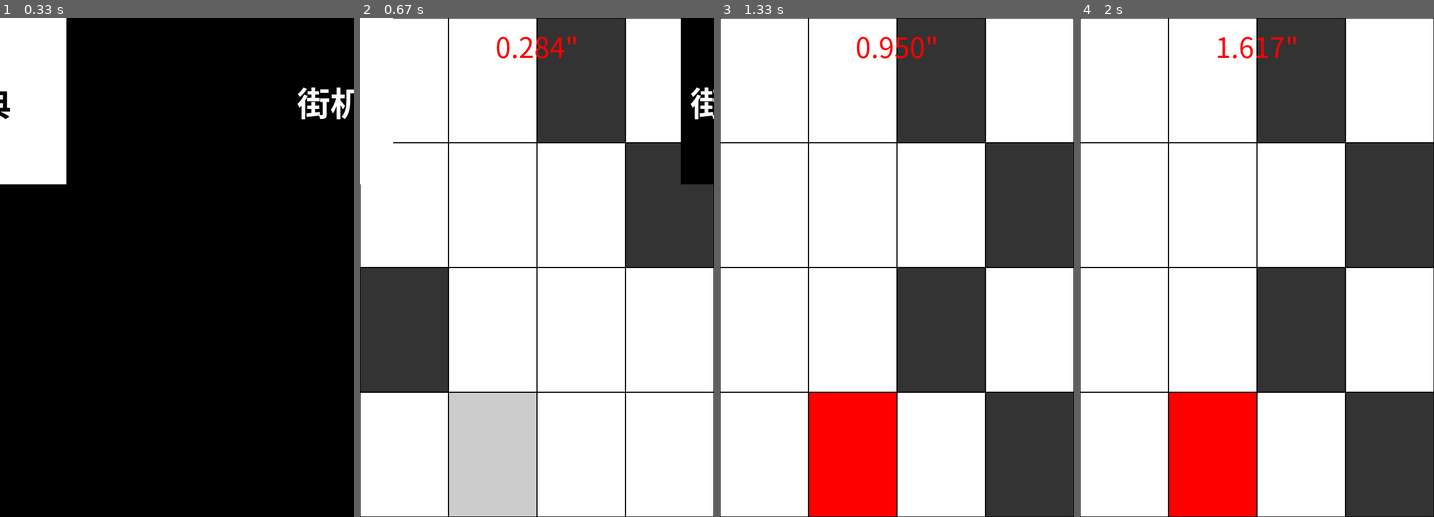
Above: before the commit, frames 1-4 (left to right).
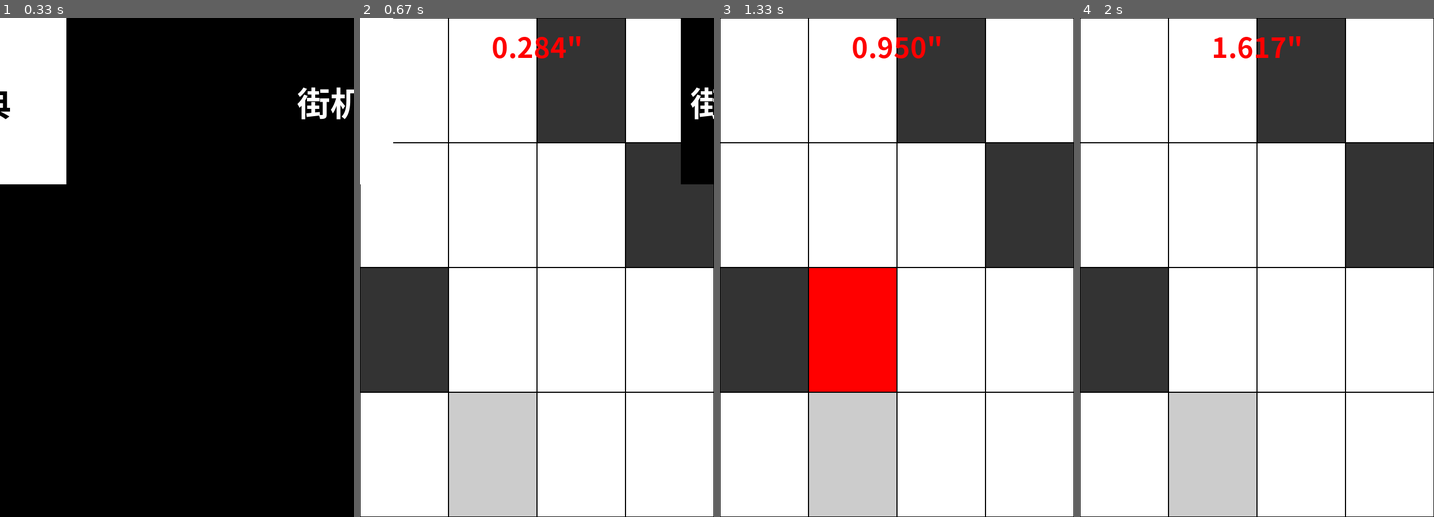
Above: after the commit, the same moments.

Repository: yviscool/pygame
Game: pygame game, started from donttap/main.py
Same seed, same stepped clock (60 frames per second), same inputs: the game is played once before the commit and once after it.
Inputs (mouse positions are in pixels of both pictures, inside the frame that each line leads up to):
- Up to frame 1 (0.33 s): no input
- Up to frame 2 (0.67 s): press the mouse at (452, 272) at 0.37 s; move the mouse to (512, 327) at 0.47 s; release the mouse at (572, 377) at 0.6 s
- Up to frame 3 (1.33 s): press the mouse at (812, 272) at 0.7 s; move the mouse to (794, 212) at 0.8 s; release the mouse at (776, 147) at 0.93 s; press the mouse at (812, 272) at 1.03 s; move the mouse to (840, 277) at 1.13 s; release the mouse at (872, 287) at 1.27 s
- Up to frame 4 (2 s): click (1274, 117) at 1.38 s; press the mouse at (1200, 432) at 1.7 s; move the mouse to (1253, 317) at 1.8 s; release the mouse at (1303, 207) at 1.93 s

Frame 1 is identical in both runs. In frame 2, 0.4% of the frame differs, in the area x 37-63%, y 3-9%; in frame 3, 31%, in the area x 0-100%, y 3-100%; in frame 4, 25%.

Commit message:
Update main.py

Diff:
--- a/donttap/main.py
+++ b/donttap/main.py
@@ -33,6 +33,8 @@
 run = True
 # 游戏结束  0 进行  1 胜利  -1 失败
 game_over = 0
+# 0 选择 1 游戏
+step = 0
 
 # 常量
 # 边框长度
@@ -87,9 +89,11 @@
 ]
 
 # 微软雅黑粗体 44 大小
-yahei44      = pygame.font.SysFont('microsoftjhengheiui', 44, bold=True)
-yahei50      = pygame.font.SysFont('microsoftjhengheiui', 50)
-yahei60_bold = pygame.font.SysFont('microsoftjhengheiui', 60, bold=True)
+yahei44       = pygame.font.SysFont('microsoftjhengheiui', 44, bold=True)
+yahei50_bold  = pygame.font.SysFont('microsoftjhengheiui', 50, bold=True)
+yahei60_bold  = pygame.font.SysFont('microsoftjhengheiui', 60, bold=True)
+yahei80_bold  = pygame.font.SysFont('microsoftjhengheiui', 80, bold=True)
+yahei100_bold = pygame.font.SysFont('microsoftjhengheiui', 100, bold=True)
 
 # print(pygame.font.get_fonts())
 
@@ -116,6 +120,58 @@
 	# pygame.draw.line(screen, BLACK, (320, 0), (320, HEIGHT), BORDER)
 	# pygame.draw.line(screen, BLACK, (480, 0), (480, HEIGHT), BORDER)
 
+class Prompt:
+
+	def __init__(self, text, time):
+
+		self.txt = text + str('模式')
+
+		self.time = time
+
+		return_img = yahei60_bold.render('返回', True, WHITE)
+		return_rect = return_img.get_rect()
+		return_rect.center = (WIDTH//2-100, 750)
+
+		agang_img = yahei60_bold.render('重来', True, WHITE)
+		again_rect = agang_img.get_rect()
+		again_rect.center = (WIDTH//2+100, 750)
+
+		self.return_btn = [return_img, return_rect]
+		self.again_btn  = [agang_img, again_rect]
+
+		self.return_clicked = False
+		self.again_clicked = False
+
+	def draw(self):
+
+		screen.fill(RED)
+		draw_text(self.txt, yahei80_bold, WHITE, WIDTH//2, 200, True)
+
+		draw_text('败了!', yahei100_bold, BLACK, WIDTH//2, 400, True)
+
+		draw_text(self.time, yahei60_bold, BLACK, WIDTH//2, 600, True)
+
+		screen.blit(self.return_btn[0], self.return_btn[1])
+		screen.blit(self.again_btn[0], self.again_btn[1])
+
+	def update(self):
+
+		pos = pygame.mouse.get_pos()
+
+		if self.return_btn[1].collidepoint(pos):
+			if pygame.mouse.get_pressed()[0] == 1 and self.return_clicked == False:
+				self.return_clicked = True
+				print('返回被点击')
+
+		if self.again_btn[1].collidepoint(pos):
+			if pygame.mouse.get_pressed()[0] == 1 and self.again_clicked == False:
+				self.again_clicked = True
+				print('重来被点击')
+
+		if pygame.mouse.get_pressed()[0] == 0:
+			self.return_clicked = False
+			self.again_clicked = False
+
 class Mode:
 
 	def __init__(self, types):
@@ -142,7 +198,7 @@
 
 		# 排行榜
 		if types == MODE_RANK:
-			self.txt = '排行榜kk'
+			self.txt = '排行榜'
 
 # 游戏按钮
 class Button:
@@ -297,10 +353,15 @@
 		self.speed = 45
 		self.limit = 0
 
+		# 失败重复次数
+		self.repeat = 0
+
 		# 点击的色块
 		self.w = 0
 		self.h = 0
 		self.front_color = None
+
+		self.once = False
 
 	def get_color(self, types):
 		# -1 代表红色(失败)
@@ -324,9 +385,27 @@
 			self.color = GREY
 			self.txt = True
 
-	def draw(self, clicked):
-		# 绘制色块
-		pygame.draw.rect(screen, self.color, self.rect)
+	def draw(self, clicked, game):
+
+		global step
+
+		if self.color != RED:
+			# 绘制色块
+			pygame.draw.rect(screen, self.color, self.rect)
+
+		# 失败 红色色块会重复三次 (红-白)
+		else:
+			colors = [RED, WHITE]
+			if self.repeat < 180:
+				pygame.draw.rect(screen, colors[self.repeat//30%2], self.rect)
+				self.repeat += 4
+			else:
+
+				if not self.once:
+					step = -1
+					self.once = True
+
+
 
 		# 正确点击的时候 变成灰白 面积会慢慢变大
 		if self.front_color:
@@ -385,6 +464,11 @@
 		# 倒计时
 		self.time = None
 
+		#
+		self.str_time = None
+
+		self.prompt = Prompt('经典', self.time)
+
 	# 生成最初砖块
 	def init_block(self):
 		# 随机产生色块
@@ -453,6 +537,9 @@
 		# 绘制砖块
 		if step == 1:
 			self.draw_blocks()
+		elif step == -1:
+			self.prompt.draw()
+			self.prompt.update()
 
 		# 绘制按钮
 		self.draw_buttons()
@@ -476,7 +563,7 @@
 	def draw_blocks(self):
 
 		for b in self.blocks:
-			b.draw(self.time)
+			b.draw(self.time, self)
 
 		# 倒计时
 		counter = '0.000"'
@@ -486,11 +573,13 @@
 			now = pygame.time.get_ticks()
 
 			counter = '{:.3f}'.format(round((now-self.time)/1000, 3)) + '"'
+
+			self.str_time = counter
 
 		# 绘制倒计时
 		draw_text(
 			counter,
-			yahei50,
+			yahei50_bold,
 			RED,
 			WIDTH//2,
 			50,
@@ -500,12 +589,15 @@
 	# 更新
 	def update(self):
 
-		# 处理点击
-		pos = self.click()
+		if game_over == 0:
+			# 处理点击
+			pos = self.click()
 
 
 
 	def click(self):
+
+		global game_over
 
 		# 获取鼠标位置
 		pos = pygame.mouse.get_pos()
@@ -519,7 +611,6 @@
 
 			self.clicked = True
 
-
 			for block in self.blocks:
 
 				# 判断是否被点击了，是的话 全部都要移动
@@ -536,10 +627,13 @@
 						if block.color == GREY:
 							shot_fx.play()
 							block.get_color(2)
+							for block in self.blocks:
+								block.move = True
 						else:
 							block.get_color(-1)
-
-					block.move = True
+							game_over = True
+							self.prompt.time = self.str_time
+
 
 		for block in self.blocks:
 
@@ -559,7 +653,7 @@
 				if x // 100 == i:
 					block = Block(BLOCKS_TYPE_CLICKABLE, x, -225)
 				else:
-					block = Block(BLOCKS_TYPE_COMMON, x, -225)
+					block = Block(BLOCKS_TYPE_COMMON,    x, -225)
 
 				self.blocks.append(block)
 
@@ -617,8 +711,7 @@
 game.init_block()
 game.init_buttons()
 
-# 0 选择 1 游戏
-step = 0
+
 
 while run:
 
